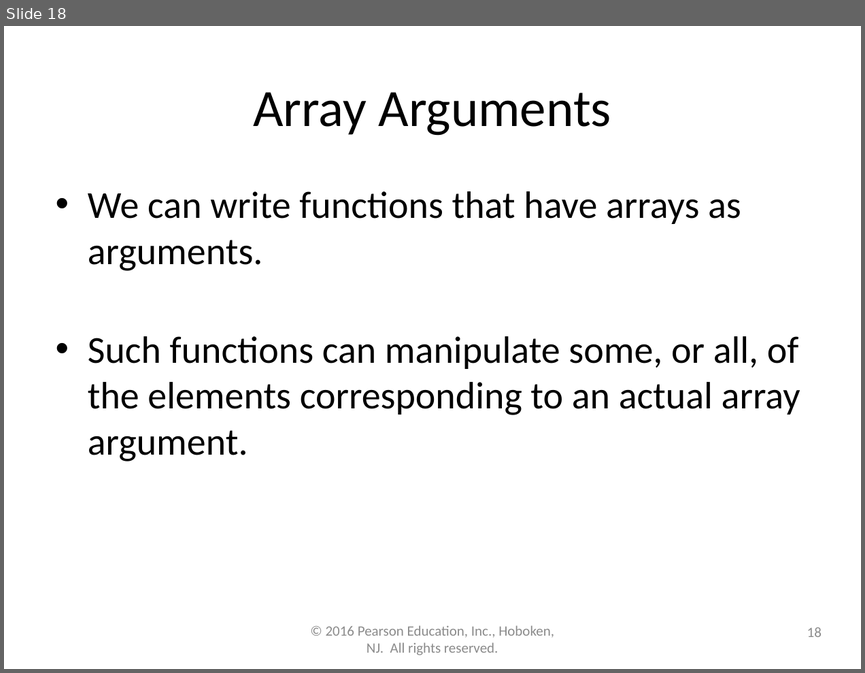
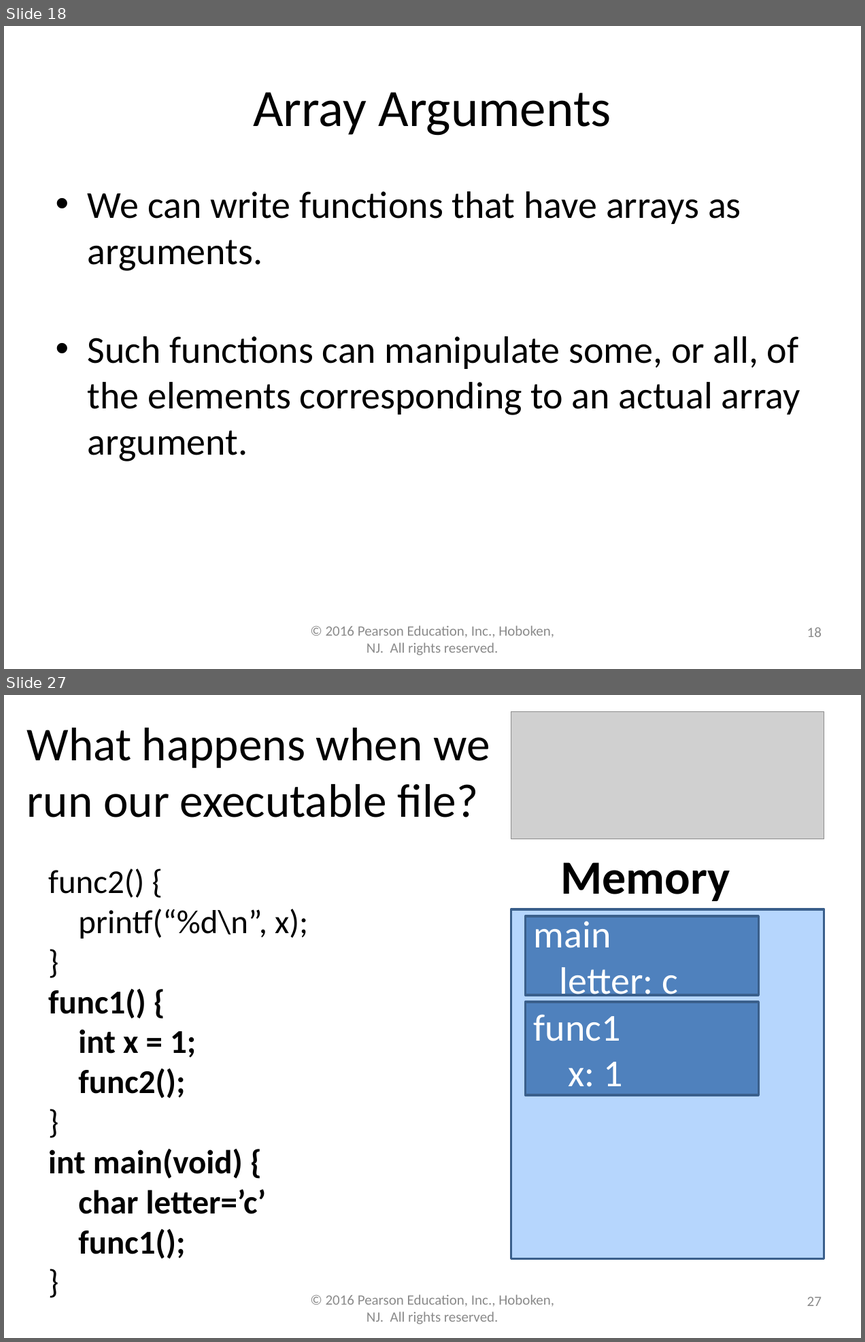
Before and after one commit to lgw2/lgw2.github.io, a slide deck: _teaching/csci112-fall-2023/lectures/ppts/Chapter7.pptx. Shown one above the other, each under a label of ours: slide 18 before the commit, slides 18 and 27 after it; the slides between them are not shown. The pictures are 865x673 and 865x1342 pixels, drawn with LibreOffice and Linux fonts; fonts in the diff are those of the drawing; grey boxes stand for pictures. Boxes give left, top, right and bottom in pixels: in the first picture for what was removed or moved away, otherwise in the second. Text is boxed around its words. In the diff, an @@ line names an element or a change of style, - is before the commit and + after.

```diff
--- a/_teaching/csci112-fall-2023/lectures/ppts/Chapter7.pptx
+++ b/_teaching/csci112-fall-2023/lectures/ppts/Chapter7.pptx
@@ slide 27 added at <box>4,695,861,1338</box>, background #FFFFFF @@
@@ picture added at <box>511,712,824,840</box> @@
@@ title added at <box>27,728,490,817</box>, 39.6 pt, text #000000 @@
+What happens when we run our executable file?
@@ text added at <box>48,868,308,1259</box>, 28 pt, text #000000, bold @@
+func2() {
+printf(“%d\n”, x);
+}
+func1() {
+int x = 1;
+func2();
+}
+int main(void) {
+char letter=’c’
+func1();
+}
@@ text added at <box>561,862,730,901</box>, 40 pt, text #000000, bold @@
+Memory
@@ rectangle added at <box>511,909,824,1259</box>, fill #3A92FC at 37% opacity, outline #3A5F8C 2 pt @@
@@ rectangle added at <box>525,916,758,995</box>, fill #4F81BD, outline #3A5F8C 2 pt, 32 pt, text #FFFFFF @@
+main
+letter: c
@@ rectangle added at <box>525,1002,758,1095</box>, fill #4F81BD, outline #3A5F8C 2 pt, 32 pt, text #FFFFFF @@
+func1
+x: 1
@@ text added at <box>326,1294,554,1324</box>, 12 pt, text #8C8C8C @@
+© 2016 Pearson Education, Inc., Hoboken, NJ. All rights reserved.
@@ page number added at <box>807,1296,821,1306</box>, 12 pt, text #8C8C8C @@
+27
```
Also in this commit, not shown: 1 slide changed, 13 other slides added, 2 other files.
